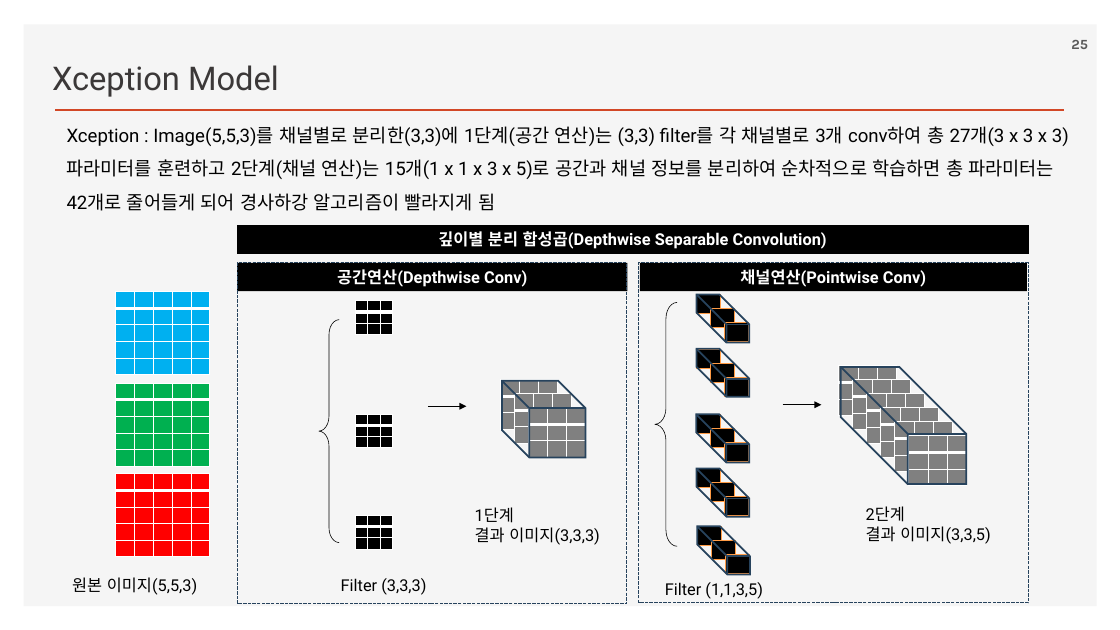
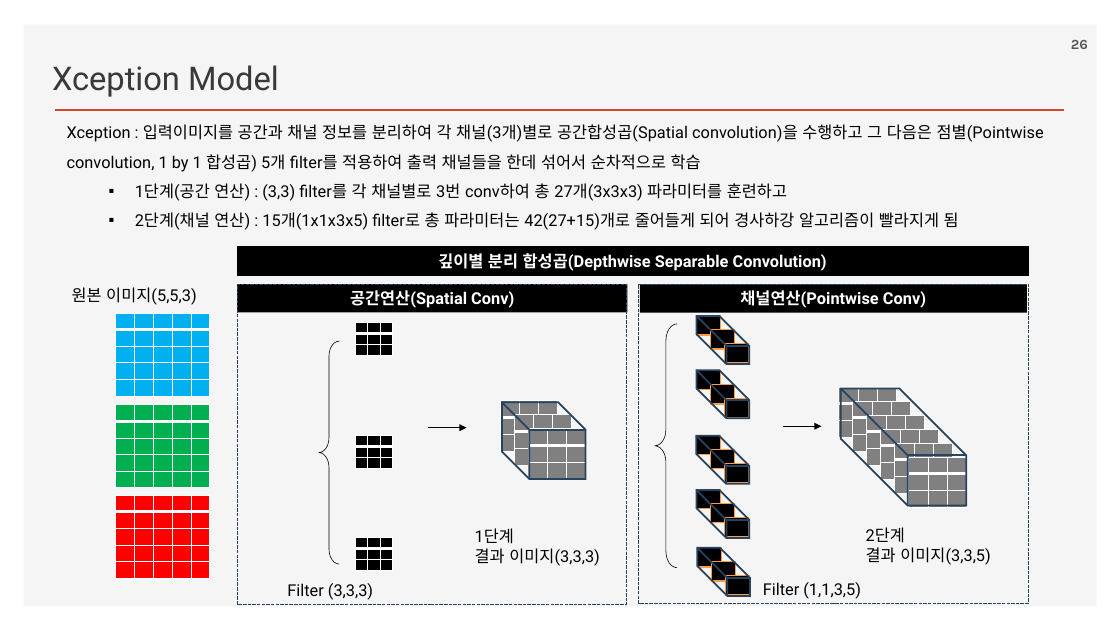
Before and after one commit to ancestor9/2026_Fall_Deep-Learning-with-Python, a slide deck: slide 26 of Chapter 09 ConvNet architecture patterns.pptx (slide 25 before the commit). Drawn at 1120x630 pixels with LibreOffice and Linux fonts; fonts in the diff are those of the drawing; background and template pictures are left out. Boxes give left, top, right and bottom in pixels: in the first picture for what was removed or moved away, otherwise in the second. Text is boxed around its words. In the diff, an @@ line names an element or a change of style, - is before the commit and + after.

```diff
--- a/Chapter 09 ConvNet architecture patterns.pptx
+++ b/Chapter 09 ConvNet architecture patterns.pptx
@@ text at (67,124,1044,230): text changed; size 16 to 14 pt @@
-Xception : Image(5,5,3)를 채널별로 분리한(3,3)에 1단계(공간 연산)는 (3,3) filter를 각 채널별로 3개 conv하여 총 27개(3 x 3 x 3) 파라미터를 훈련하고 2단계(채널 연산)는 15개(1 x 1 x 3 x 5)로 공간과 채널 정보를 분리하여 순차적으로 학습하면 총 파라미터는 42개로 줄어들게 되어 경사하강 알고리즘이 빨라지게 됨
+Xception : 입력이미지를 공간과 채널 정보를 분리하여 각 채널(3개)별로 공간합성곱(Spatial convolution)을 수행하고 그 다음은 점별(Pointwise convolution, 1 by 1 합성곱) 5개 filter를 적용하여 출력 채널들을 한데 섞어서 순차적으로 학습
+  ▪ 1단계(공간 연산) : (3,3) filter를 각 채널별로 3번 conv하여 총 27개(3x3x3) 파라미터를 훈련하고
+  ▪ 2단계(채널 연산) : 15개(1x1x3x5) filter로 총 파라미터는 42(27+15)개로 줄어들게 되어 경사하강 알고리즘이 빨라지게 됨
@@ text "원본 이미지(5,5,3)": place and size @@
-text "원본 이미지(5,5,3)" at (72,577,198,595)
+text "원본 이미지(5,5,3)" at (72,287,197,305)
@@ rectangle: place and size @@
-rectangle at (237,263,627,604)
+rectangle at (237,284,627,604)
@@ text in rectangle at (350,290,514,308): text changed @@
-공간연산(Depthwise Conv)
+공간연산(Spatial Conv)
@@ rectangle: place and size @@
-rectangle at (639,263,1029,603)
+rectangle at (639,284,1029,603)
@@ 18 rectangles, 15 tables, 7 cubes, 2 texts, 2 left braces, 2 arrows: place and size @@
-18 rectangles, 15 tables, 7 cubes, 2 texts, 2 left braces, 2 arrows at (116,225,1028,575)
+18 rectangles, 15 tables, 7 cubes, 2 texts, 2 left braces, 2 arrows at (116,247,1028,596)
@@ text "Filter (3,3,3)": place and size @@
-text "Filter (3,3,3)" at (341,578,426,595)
+text "Filter (3,3,3)" at (287,583,373,600)
@@ text "Filter (1,1,3,5)": place and size @@
-text "Filter (1,1,3,5)" at (665,582,763,599)
+text "Filter (1,1,3,5)" at (763,582,861,599)
```
Also in this commit, not shown: 12 other slides changed.
